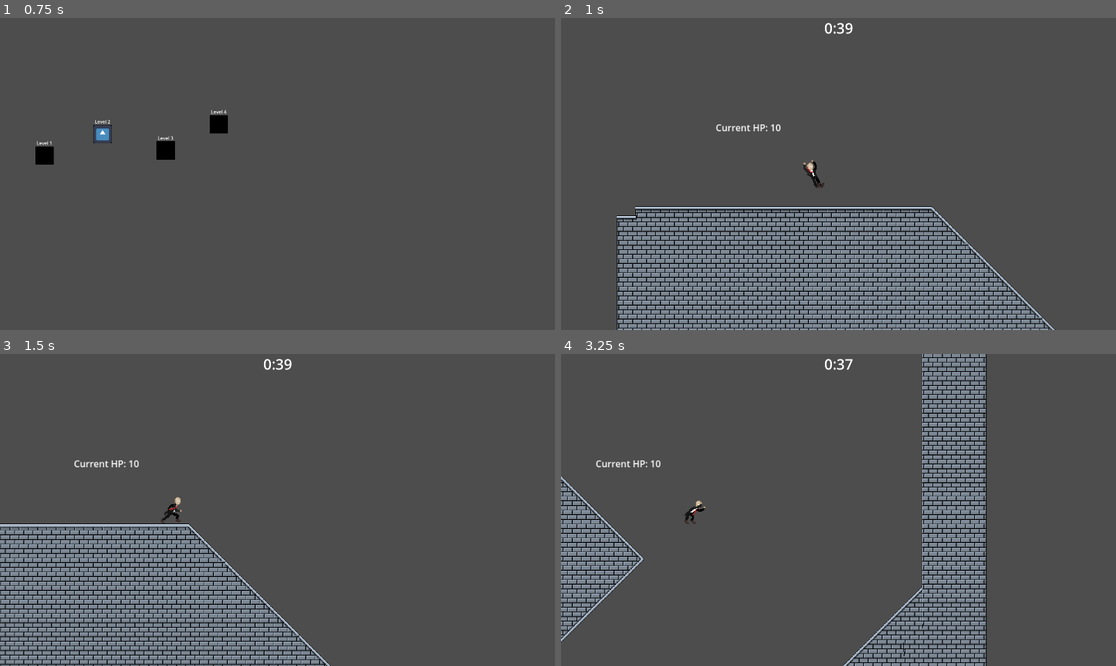
Above: before the commit, frames 1-4 (two rows, left to right).
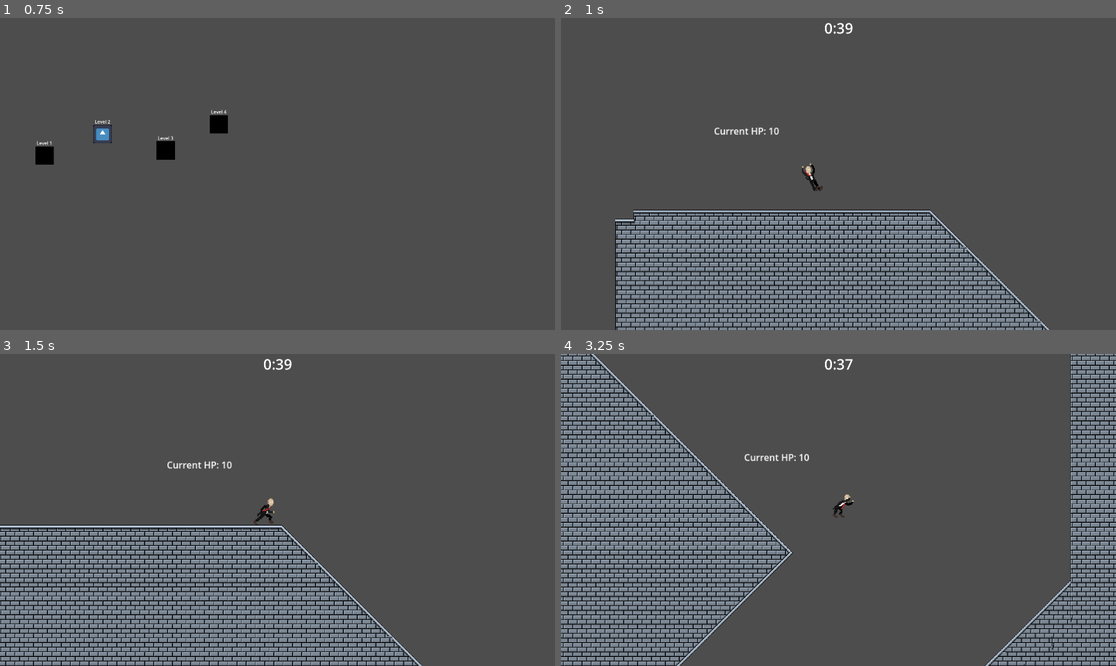
Above: after the commit, the same moments.

Repository: LiamQuinlan-Carleton/COMP1501FINAL
Game: Godot game, scene res://start_screen.tscn
Same seed, same stepped clock (60 frames per second), same inputs: the game is played once before the commit and once after it. The engine's default icon, where the game draws it, is replaced by a stand-in: a white triangle on a blue panel in a dark square.
Inputs (mouse positions are in pixels of both pictures, inside the frame that each line leads up to):
- Up to frame 1 (0.75 s): tap Space (Jump) at 0.5 s; move the mouse to (399, 158) at 0.52 s; press the mouse at (399, 158) at 0.53 s; hold D (Right) from 0.53 s (still down)
- Up to frame 2 (1 s): keep holding D (Right); tap Space (Jump) at 0.77 s
- Up to frame 3 (1.5 s): keep holding D (Right); move the mouse to (166, 525) at 1.27 s; release the mouse at (166, 525) at 1.28 s; right-click (166, 525) at 1.35 s
- Up to frame 4 (3.25 s): tap Space (Jump) at 1.52, 3.02 s; move the mouse to (894, 441) at 2.02 s; release D (Right) at 2.03 s; hold A (Left) 2.03-2.78 s; hold Shift (Shift) 2.03-2.78 s; move the mouse to (810, 572) at 2.77 s; hold D (Right) from 2.78 s (still down); tap S (crouch) at 2.85 s

Frame 1 is identical in both runs. In frame 2, 21% of the frame differs, in the area x 9-90%, y 34-100%; in frame 3, 23%; in frame 4, 44%, in the area x 0-100%, y 0-100%.

Commit message:
two camera types

Diff:
--- a/Player.tscn
+++ b/Player.tscn
@@ -1240,6 +1240,7 @@
 distance = 1.0
 max_distance = 250.0
 snap = 0.02
+follow_mouse = true
 
 [node name="AnimatedSprite2D" type="AnimatedSprite2D" parent="."]
 scale = Vector2(0.5, 0.5)
--- a/camera.gd
+++ b/camera.gd
@@ -3,9 +3,13 @@
 @export var distance : float
 @export var max_distance : float
 @export var snap : float
+@export var follow_mouse : bool
 
 func _process(delta: float) -> void:
-	position.x = lerp(position.x, distance * get_parent().velocity.x, snap)
-	if sign(position.x) * position.x > max_distance:
-		position.x = sign(position.x) * max_distance
+	if follow_mouse:
+		position = lerp(position, distance * get_local_mouse_position(), snap)
+	else:
+		position.x = lerp(position.x, distance * get_parent().velocity.x, snap)
+		if sign(position.x) * position.x > max_distance:
+			position.x = sign(position.x) * max_distance
 	#zoom = Vector2(1/get_parent().velocity.length(), 1/get_parent().velocity.length())
